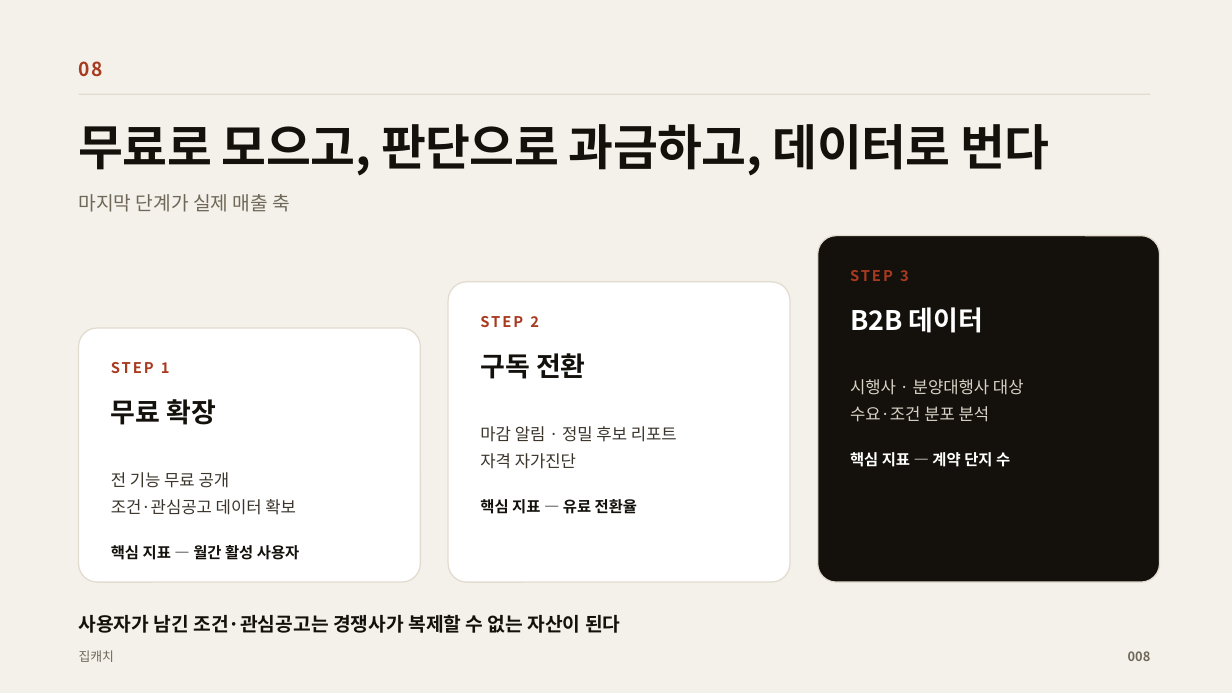
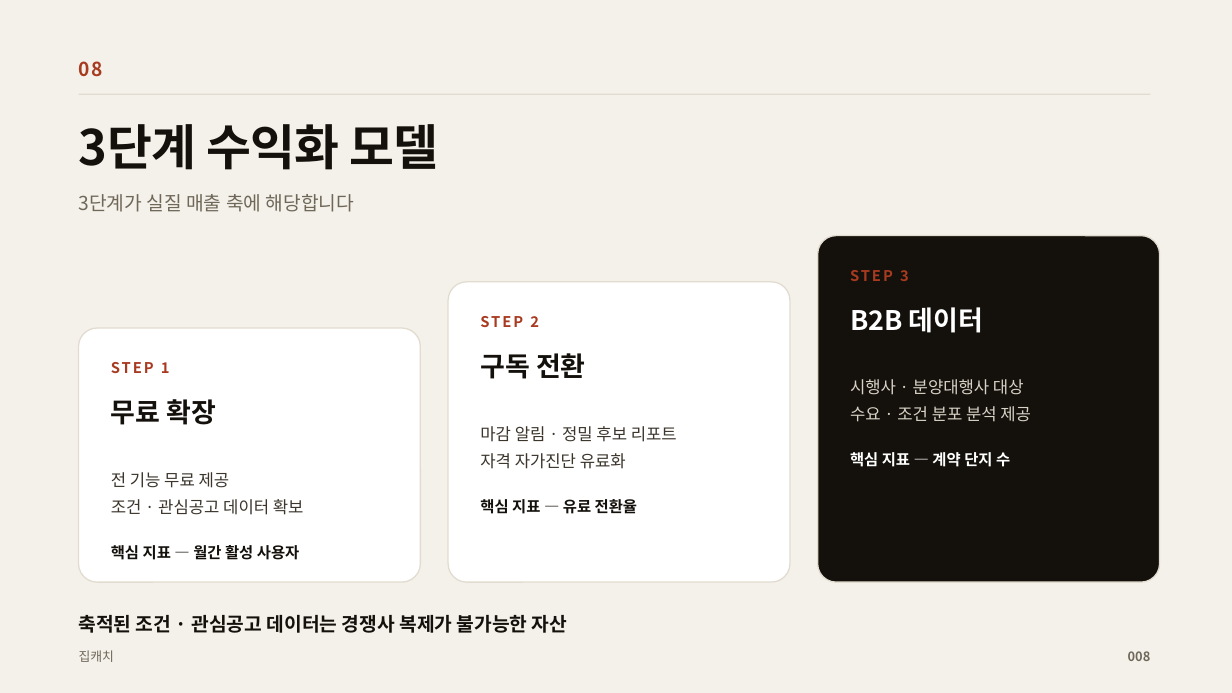
Before and after one commit to yubinxe/ch_insight, a slide deck: slide 9 of docs/presentation/집캐치_IR.pptx. Drawn at 1232x693 pixels with LibreOffice and Linux fonts; fonts in the diff are those of the drawing. Boxes give left, top, right and bottom in pixels: in the first picture for what was removed or moved away, otherwise in the second. Text is boxed around its words. In the diff, an @@ line names an element or a change of style, - is before the commit and + after.

```diff
--- a/docs/presentation/집캐치_IR.pptx
+++ b/docs/presentation/집캐치_IR.pptx
@@ text at bbox=[79, 124, 439, 170]: text changed @@
-무료로 모으고, 판단으로 과금하고, 데이터로 번다
+3단계 수익화 모델
@@ text at bbox=[79, 194, 354, 212]: text changed @@
-마지막 단계가 실제 매출 축
+3단계가 실질 매출 축에 해당합니다
@@ text at bbox=[850, 406, 1031, 422]: text changed @@
-수요·조건 분포 분석
+수요 · 조건 분포 분석 제공
@@ text at bbox=[111, 472, 304, 515]: text changed @@
-전 기능 무료 공개
-조건·관심공고 데이터 확보
+전 기능 무료 제공
+조건 · 관심공고 데이터 확보
@@ text at bbox=[480, 453, 626, 469]: text changed @@
-자격 자가진단
+자격 자가진단 유료화
@@ text at bbox=[79, 615, 567, 633]: text changed @@
-사용자가 남긴 조건·관심공고는 경쟁사가 복제할 수 없는 자산이 된다
+축적된 조건 · 관심공고 데이터는 경쟁사 복제가 불가능한 자산
```
Also in this commit, not shown: 9 other slides changed, 2 other files.
